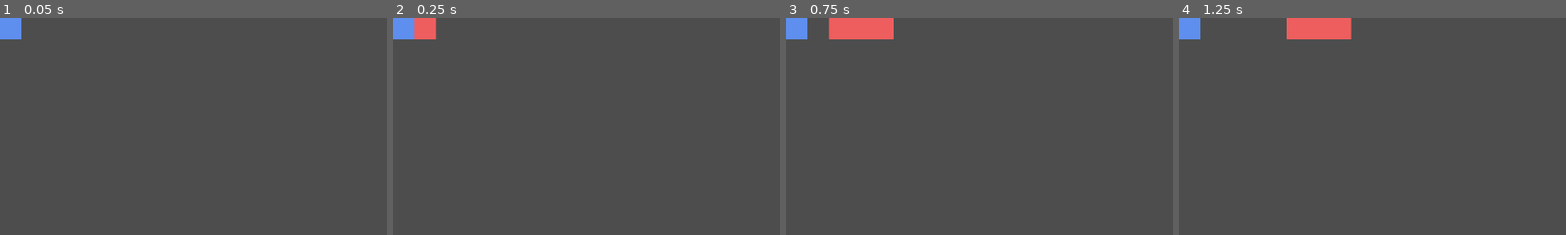
Above: before the commit, frames 1-4 (left to right).
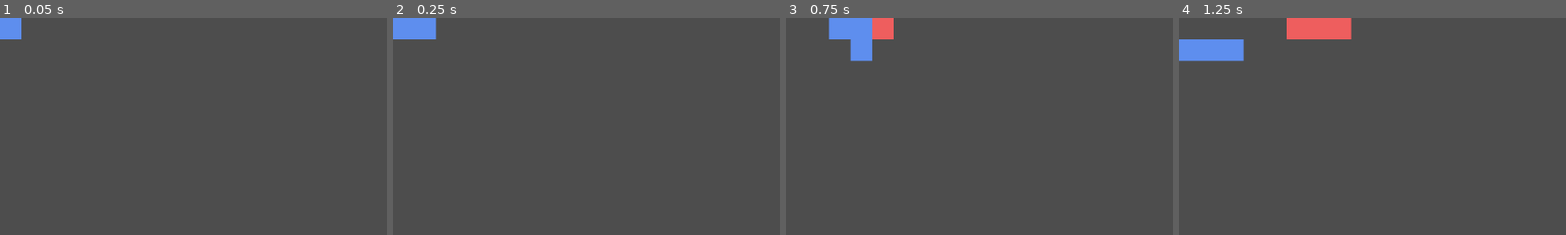
Above: after the commit, the same moments.

Repository: arrowira/MiniJam196Snake
Game: Godot game, scene res://scenes/main.tscn
Same seed, same stepped clock (60 frames per second), same inputs: the game is played once before the commit and once after it.
Inputs:
- Up to frame 1 (0.05 s): no input
- Up to frame 2 (0.25 s): no input
- Up to frame 3 (0.75 s): hold Right (p1right) from 0.53 s (still down); tap S (p2down, bound only after the commit) at 0.6 s
- Up to frame 4 (1.25 s): keep holding Right (p1right); tap A (p2left, bound only after the commit) at 0.8 s
The pictures show only the part of the screen within x 0-50%, y 0-50%; the shares and areas given below are measured in that part.

Frame 1 is identical in both runs. In frame 2, 0.6% of the frame differs, in the area x 5-12%, y 0-10%; in frame 3, 2.2%; in frame 4, 2.3%, in the area x 0-17%, y 0-21%.

Commit message:
player2 movement

Diff:
--- a/minijam-196-proj/project.godot
+++ b/minijam-196-proj/project.godot
@@ -37,3 +37,23 @@
 "events": [Object(InputEventKey,"resource_local_to_scene":false,"resource_name":"","device":-1,"window_id":0,"alt_press …(195 unchanged characters)…
 ]
 }
+p2up={
+"deadzone": 0.2,
+"events": [Object(InputEventKey,"resource_local_to_scene":false,"resource_name":"","device":-1,"window_id":0,"alt_pressed":false,"shift_pressed":false,"ctrl_pressed":false,"meta_pressed":false,"pressed":false,"keycode":0,"physical_keycode":87,"key_label":0,"unicode":119,"location":0,"echo":false,"script":null)
+]
+}
+p2down={
+"deadzone": 0.2,
+"events": [Object(InputEventKey,"resource_local_to_scene":false,"resource_name":"","device":-1,"window_id":0,"alt_pressed":false,"shift_pressed":false,"ctrl_pressed":false,"meta_pressed":false,"pressed":false,"keycode":0,"physical_keycode":83,"key_label":0,"unicode":115,"location":0,"echo":false,"script":null)
+]
+}
+p2left={
+"deadzone": 0.2,
+"events": [Object(InputEventKey,"resource_local_to_scene":false,"resource_name":"","device":-1,"window_id":0,"alt_pressed":false,"shift_pressed":false,"ctrl_pressed":false,"meta_pressed":false,"pressed":false,"keycode":0,"physical_keycode":65,"key_label":0,"unicode":97,"location":0,"echo":false,"script":null)
+]
+}
+p2right={
+"deadzone": 0.2,
+"events": [Object(InputEventKey,"resource_local_to_scene":false,"resource_name":"","device":-1,"window_id":0,"alt_pressed":false,"shift_pressed":false,"ctrl_pressed":false,"meta_pressed":false,"pressed":false,"keycode":0,"physical_keycode":68,"key_label":0,"unicode":100,"location":0,"echo":false,"script":null)
+]
+}
--- /dev/null
+++ b/minijam-196-proj/scenes/player2Movement.gd
@@ -0,0 +1,28 @@
+extends Node2D
+
+@export var speed = 20
+var timeSinceLastMove = 0
+
+var direction := Vector2(1,0)
+
+var stepTime = 3
+func _ready() -> void:
+	position = Vector2(0,0)
+func _physics_process(delta: float) -> void:
+	#inputs
+	if Input.is_action_just_pressed("p2down") and direction!=Vector2(0,-1):
+		direction = Vector2(0,1)
+	if Input.is_action_just_pressed("p2up") and direction!=Vector2(0,1):
+		direction = Vector2(0,-1)
+	if Input.is_action_just_pressed("p2right") and direction!=Vector2(-1,0):
+		direction = Vector2(1,0)
+	if Input.is_action_just_pressed("p2left") and direction!=Vector2(1,0):
+		direction = Vector2(-1,0)
+
+
+
+	timeSinceLastMove += delta*speed
+	if timeSinceLastMove > stepTime:
+		position = position + direction*32
+		timeSinceLastMove = 0
+		get_parent().updateSnake(position)
--- a/minijam-196-proj/scenes/snakeB.tscn
+++ b/minijam-196-proj/scenes/snakeB.tscn
@@ -1,14 +1,16 @@
-[gd_scene load_steps=4 format=3 uid="uid://3qjs36cp3e8m"]
+[gd_scene load_steps=5 format=3 uid="uid://3qjs36cp3e8m"]
 
 [ext_resource type="Script" uid="uid://dypxikpkp2onf" path="res://scripts/snakeManager.gd" id="1_j7cvy"]
 [ext_resource type="Texture2D" uid="uid://lm8wjeauffjb" path="res://sprites/snake-2.png.png" id="2_svus2"]
 [ext_resource type="PackedScene" uid="uid://cqw168b0vu0te" path="res://scenes/player_2_segment.tscn" id="2_x26v3"]
+[ext_resource type="Script" uid="uid://vt5innic22ep" path="res://scenes/player2Movement.gd" id="3_km0su"]
 
 [node name="snakeB" type="Node2D"]
 script = ExtResource("1_j7cvy")
 player1segment = ExtResource("2_x26v3")
 
 [node name="head" type="Node2D" parent="."]
+script = ExtResource("3_km0su")
 
 [node name="Snake2_png" type="Sprite2D" parent="head"]
 position = Vector2(16.00003, 16.00003)
Not shown, added: minijam-196-proj/scenes/player2Movement.gd.uid
